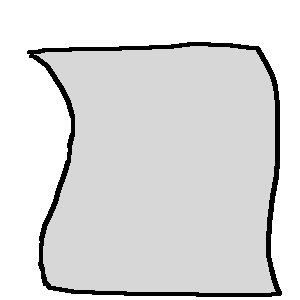
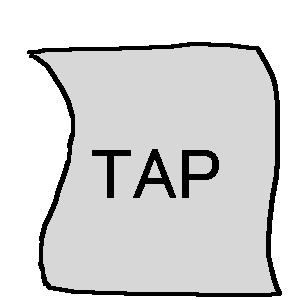
The second 300×300 image is a revision of the first. Changes to its layers:
added layer "TAP" above "レイヤー 1" over bbox(92, 149, 219, 198)
